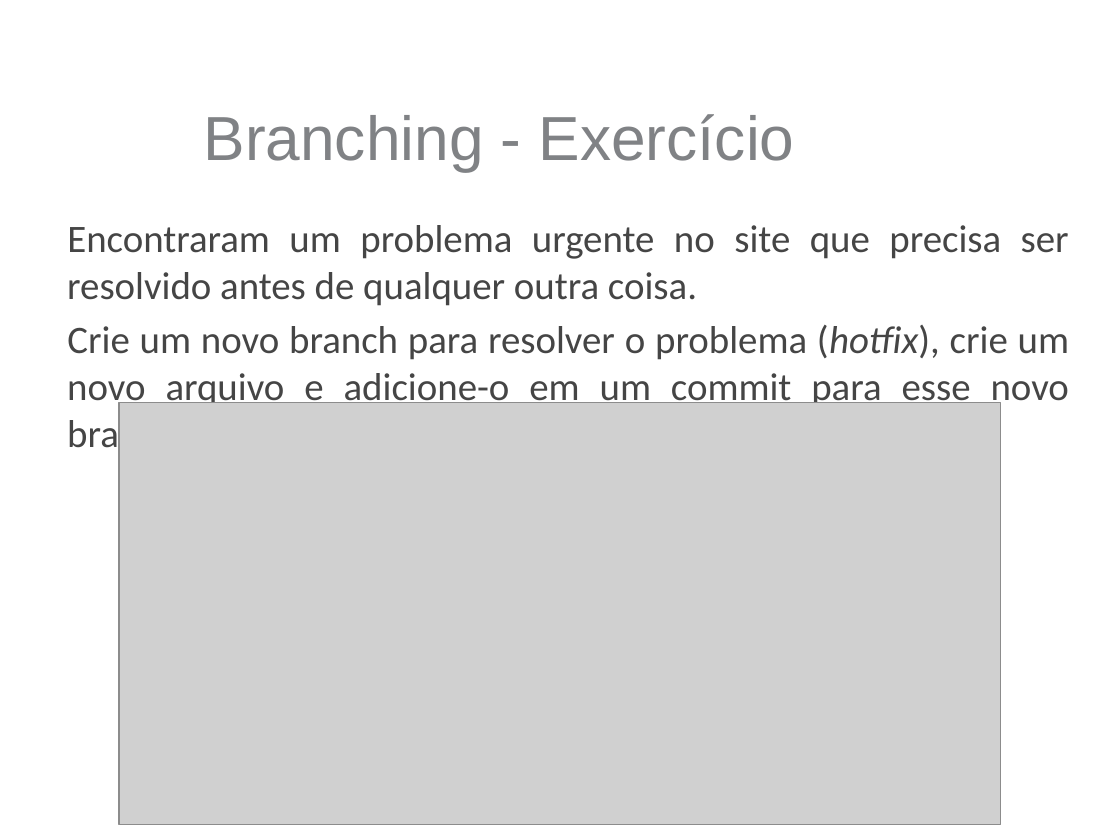
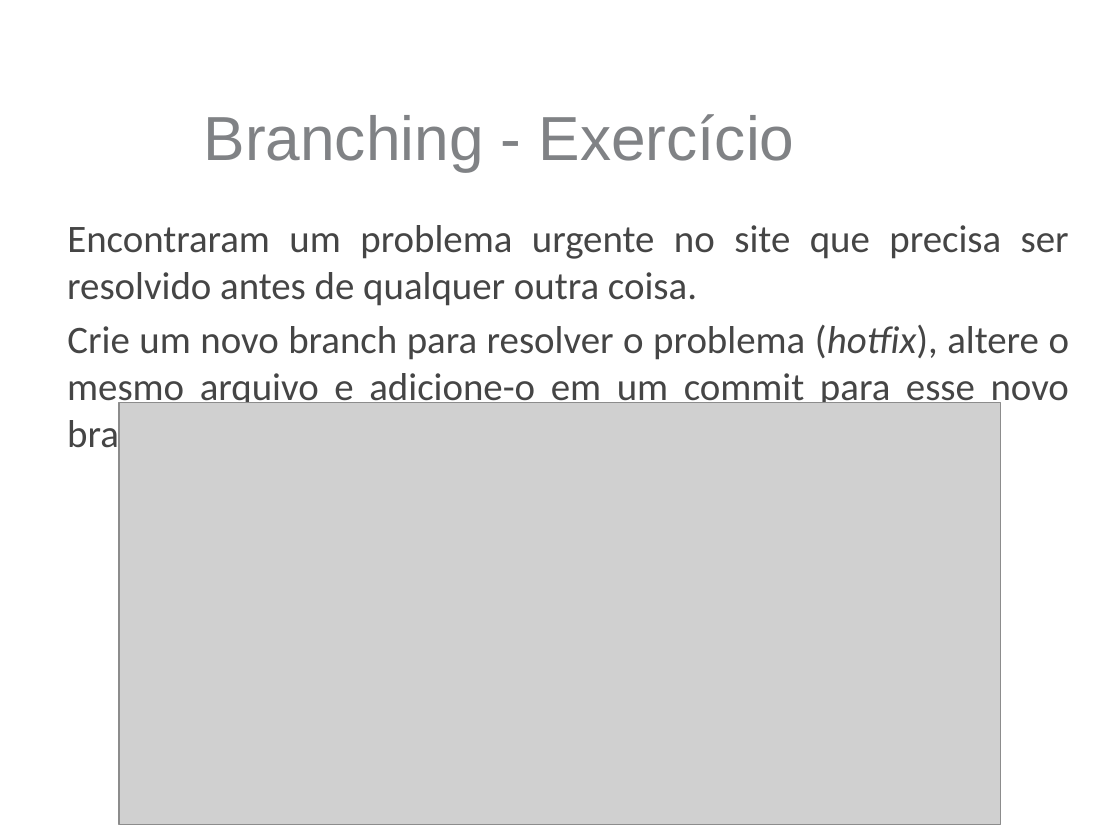
Before and after one commit to marcelocordeiro/Git-Minicurso, a slide deck: slide 56 of Slides.pptx (slide 55 before the commit). Drawn at 1120x840 pixels with LibreOffice and Linux fonts; fonts in the diff are those of the drawing; grey boxes stand for pictures; background and template pictures are left out. Boxes give left, top, right and bottom in pixels: in the first picture for what was removed or moved away, otherwise in the second. Text is boxed around its words. In the diff, an @@ line names an element or a change of style, - is before the commit and + after.

```diff
--- a/Slides.pptx
+++ b/Slides.pptx
@@ text at (x1=67, y1=325, x2=1069, y2=456): text changed @@
-Crie um novo branch para resolver o problema (hotfix), crie um novo arquivo e adicione-o em um commit para esse novo branch.
+Crie um novo branch para resolver o problema (hotfix), altere o mesmo arquivo e adicione-o em um commit para esse novo branch.
```
Also in this commit, not shown: 9 other slides changed, 1 slide added, 3 slides removed.
